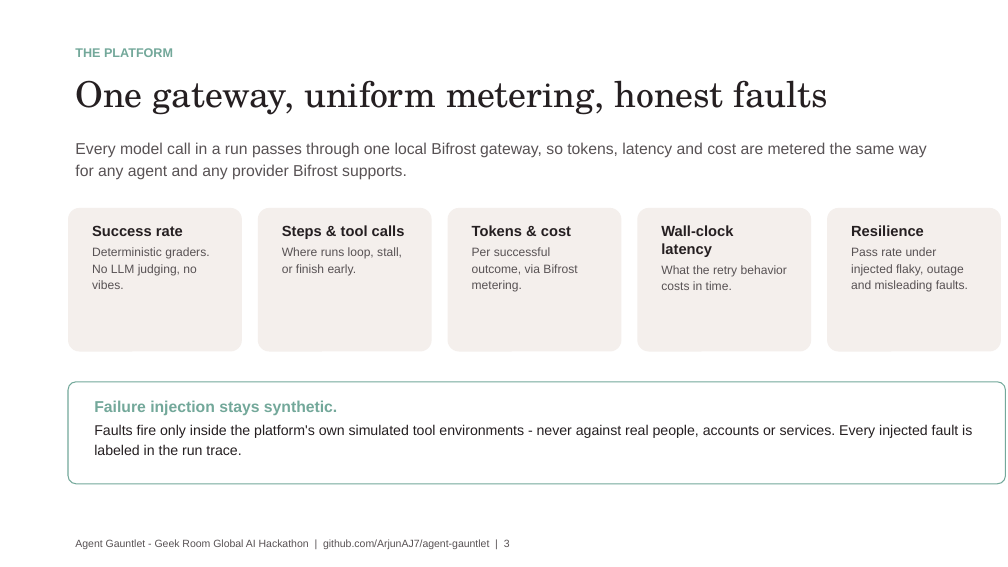
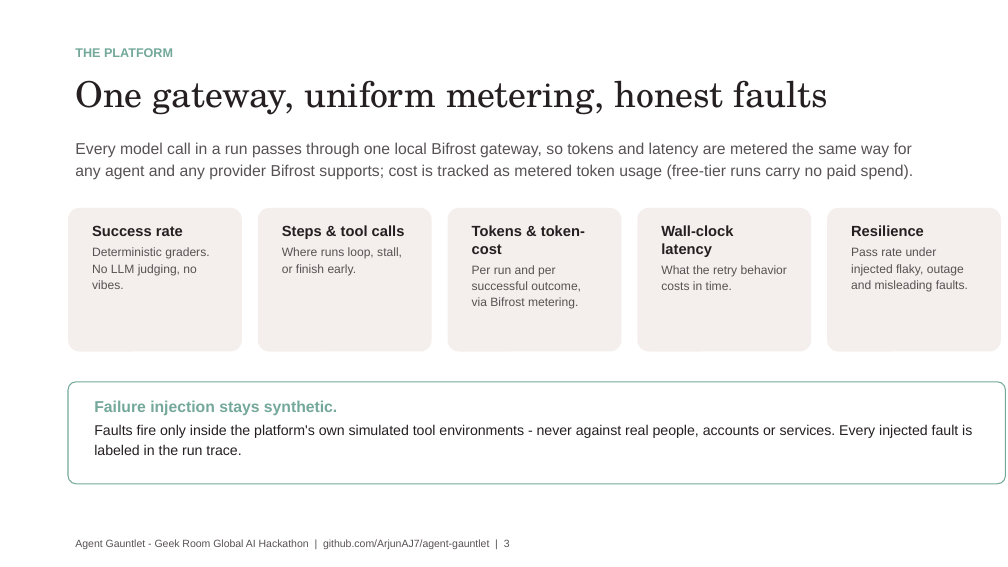
Before and after one commit to ArjunAJ7/agent-gauntlet, a slide deck: slide 3 of docs/AgentGauntlet-GeekRoom.pptx. Drawn at 1008x567 pixels with LibreOffice and Linux fonts; fonts in the diff are those of the drawing. Boxes give left, top, right and bottom in pixels: in the first picture for what was removed or moved away, otherwise in the second. Text is boxed around its words. In the diff, an @@ line names an element or a change of style, - is before the commit and + after.

Commit message:
Scope cost claims: token-metered cost, free-tier runs carry no paid spend

```diff
--- a/docs/AgentGauntlet-GeekRoom.pptx
+++ b/docs/AgentGauntlet-GeekRoom.pptx
@@ text at box(75, 142, 913, 180): text changed @@
-Every model call in a run passes through one local Bifrost gateway, so tokens, latency and cost are metered the same way for any agent and any provider Bifrost supports.
+Every model call in a run passes through one local Bifrost gateway, so tokens and latency are metered the same way for any agent and any provider Bifrost supports; cost is tracked as metered token usage (free-tier runs carry no paid spend).
@@ text at box(472, 225, 585, 309): text changed @@
-Tokens & cost
-Per successful outcome, via Bifrost metering.
+Tokens & token-cost
+Per run and per successful outcome, via Bifrost metering.
```
Also in this commit, not shown: 1 other slide changed, 1 other file.
